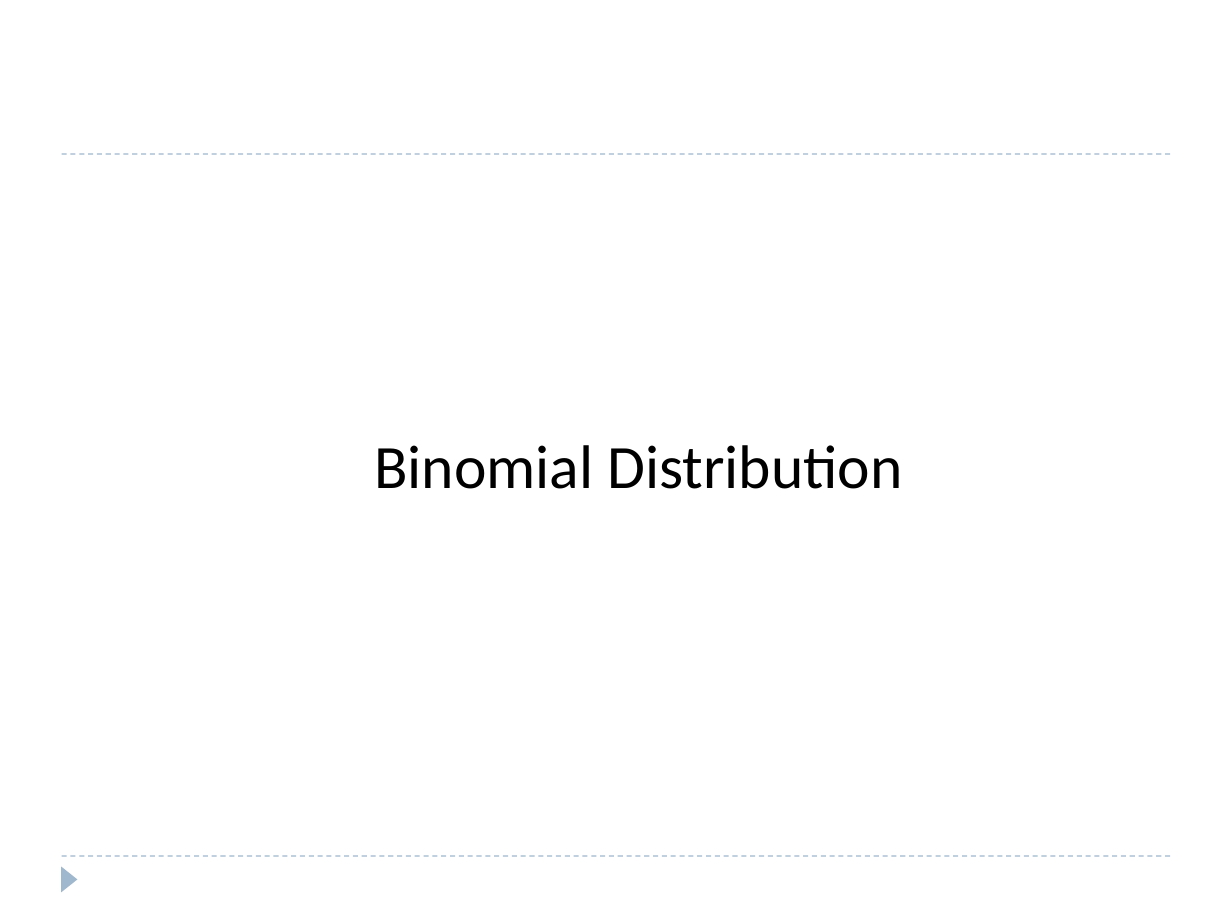
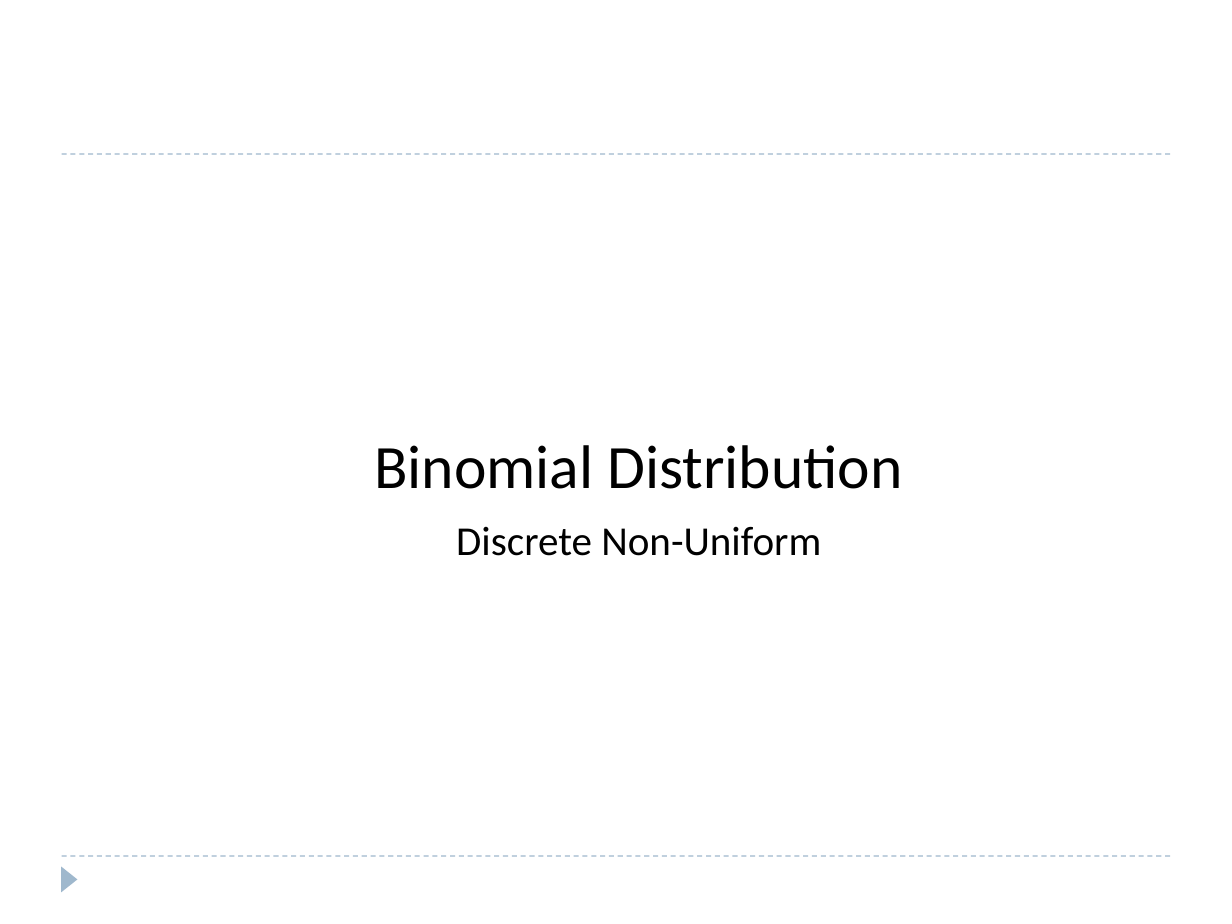
Before and after one commit to roushanprasad/DataScience_ML, a slide deck: slide 20 of Stats/007_Inferential/007.3-Distribution/007.4-Distribution.pptx. Drawn at 1232x924 pixels with LibreOffice and Linux fonts; fonts in the diff are those of the drawing. Boxes give left, top, right and bottom in pixels: in the first picture for what was removed or moved away, otherwise in the second. Text is boxed around its words. In the diff, an @@ line names an element or a change of style, - is before the commit and + after.

```diff
--- a/Stats/007_Inferential/007.3-Distribution/007.4-Distribution.pptx
+++ b/Stats/007_Inferential/007.3-Distribution/007.4-Distribution.pptx
@@ text added at box(456, 526, 821, 556), 24 pt, text #000000 @@
+Discrete Non-Uniform
```
Also in this commit, not shown: 5 other slides changed, 3 slides added, 1 slide removed, 1 other file.
